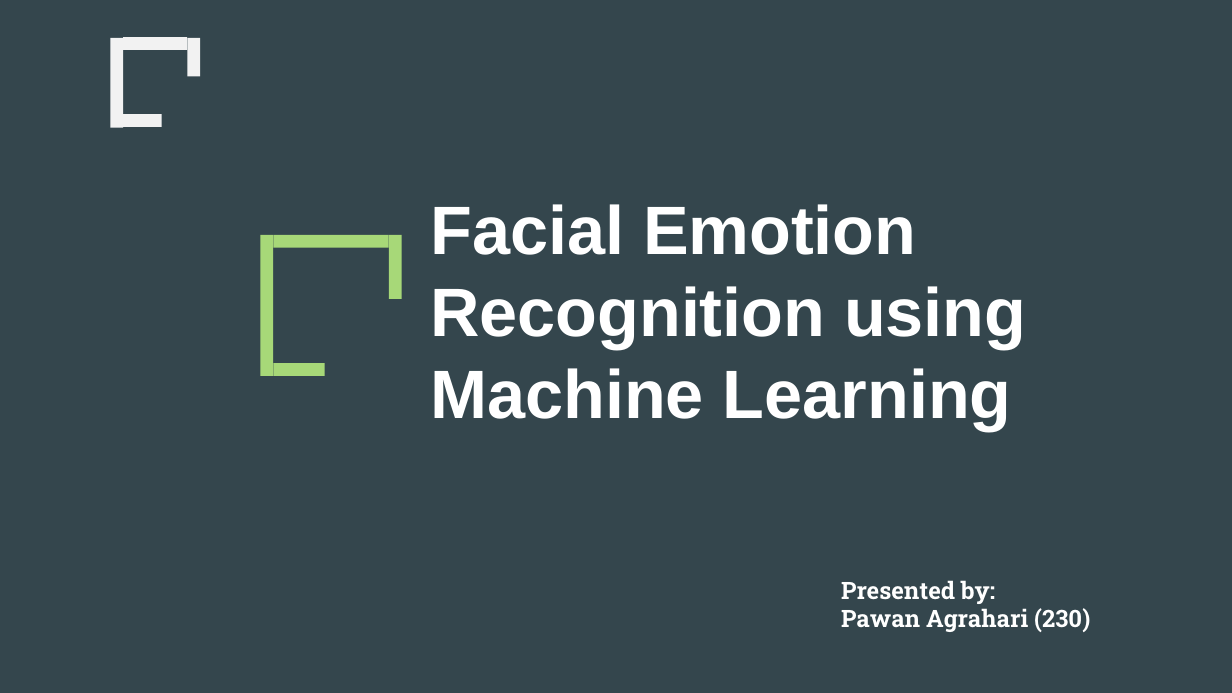
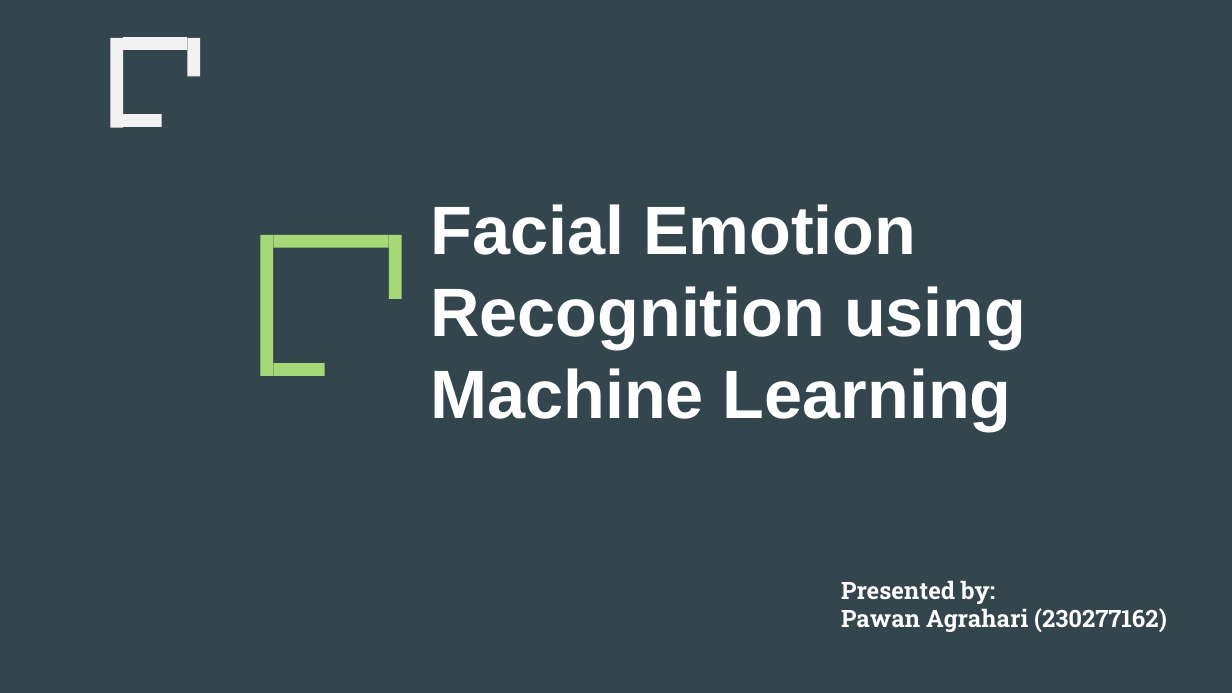
Before and after one commit to pawanagraharii/Facial-Emotion-Recognition-Using-Machine-Learning, a slide deck: slide 1 of PresentationSlides/230277162_PawanAgrahari_PresentationSlide_FacialEmotionDetectionUsingMachineLearning_2024.pptx. Drawn at 1232x693 pixels with LibreOffice and Linux fonts; fonts in the diff are those of the drawing. Boxes give left, top, right and bottom in pixels: in the first picture for what was removed or moved away, otherwise in the second. Text is boxed around its words. In the diff, an @@ line names an element or a change of style, - is before the commit and + after.

```diff
--- a/PresentationSlides/230277162_PawanAgrahari_PresentationSlide_FacialEmotionDetectionUsingMachineLearning_2024.pptx
+++ b/PresentationSlides/230277162_PawanAgrahari_PresentationSlide_FacialEmotionDetectionUsingMachineLearning_2024.pptx
@@ text at box(841, 608, 1167, 632): text changed @@
-Pawan Agrahari (230)
+Pawan Agrahari (230277162)
```
Also in this commit, not shown: 13 other slides changed, 12 slides added, 15 slides removed, 1 other file.
